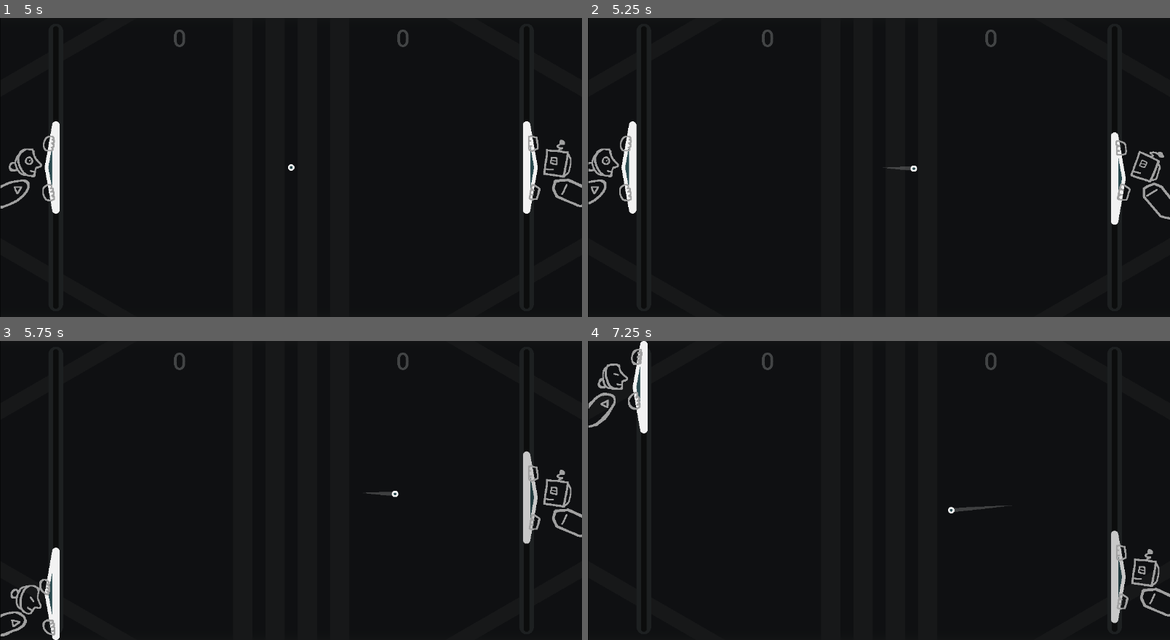
Above: before the commit, frames 1-4 (two rows, left to right).
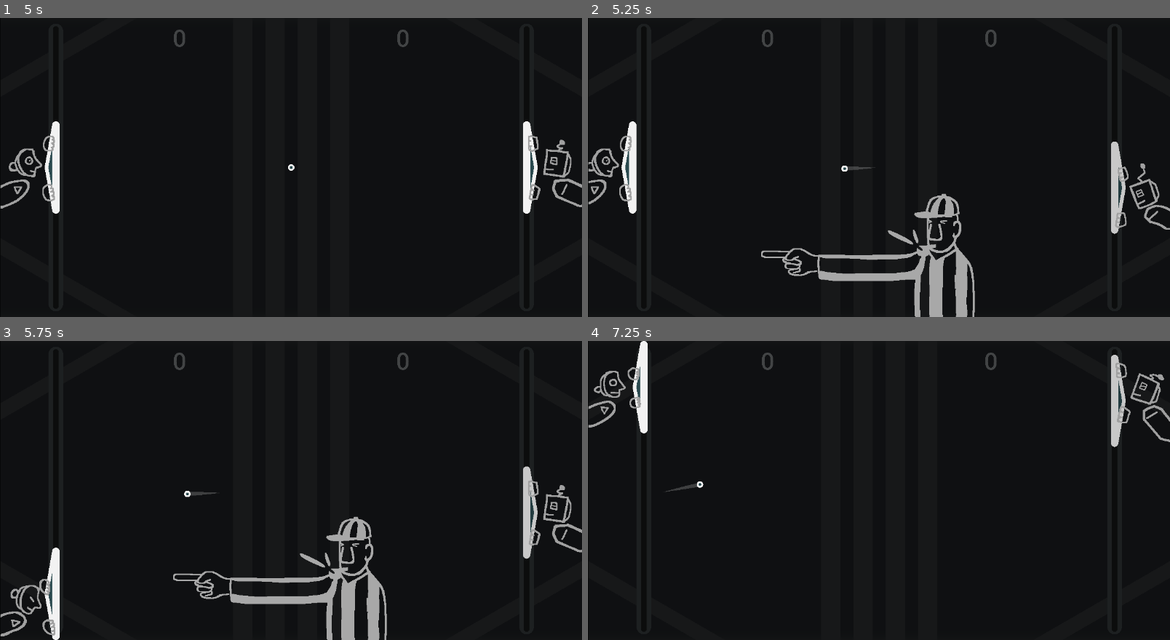
Above: after the commit, the same moments.

Repository: pixerhp/Pixers-Pong
Game: Godot game, scene res://scenes/topscenes/gameplay_topscene.tscn
Two runs of this game, one before a commit and one after it. Both use one fixed random seed, a clock stepped at 60 frames per second and the inputs below.
Inputs (mouse positions are in pixels of both pictures, inside the frame that each line leads up to):
- Up to frame 1 (5 s): move the mouse to (419, 152) at 0.52 s; hold D (plr1_bump_right) 0.53-1.28 s; tap Shift (plr1_slow) at 0.6, 2.1, 3.6 s; click (419, 152) at 0.67 s; tap Enter at 1.25 s; move the mouse to (174, 182) at 1.27 s; hold S (plr1_down) 1.28-2.03 s; tap Keypad 0 (plr2_slow) at 1.35, 2.85, 4.35 s; move the mouse to (349, 101) at 2.02 s; hold D (plr1_bump_right) 2.03-2.78 s; move the mouse to (261, 227) at 2.77 s; hold W (plr1_up) 2.78-3.53 s; click (261, 227) at 2.92 s; move the mouse to (465, 212) at 3.52 s; hold A (plr1_bump_left) from 3.53 s (still down); tap Space at 4.25 s; move the mouse to (116, 122) at 4.27 s
- Up to frame 2 (5.25 s): move the mouse to (908, 167) at 5.02 s; release A (plr1_bump_left) at 5.03 s; hold S (plr1_down) from 5.03 s (still down); tap Shift (plr1_slow) at 5.1 s; click (908, 167) at 5.17 s
- Up to frame 3 (5.75 s): keep holding S (plr1_down)
- Up to frame 4 (7.25 s): move the mouse to (791, 415) at 5.77 s; release S (plr1_down) at 5.78 s; hold D (plr1_bump_right) 5.78-6.53 s; tap Keypad 0 (plr2_slow) at 5.85 s; move the mouse to (1007, 475) at 6.52 s; hold W (plr1_up) from 6.53 s (still down); tap Shift (plr1_slow) at 6.6 s

Frame 1 is identical in both runs. In frame 2, 4.3% of the frame differs, in the area x 29-100%, y 38-100%; in frame 3, 4.1%; in frame 4, 2.7%.

Commit message:
Implement first serve part 2 + Update ref art

Diff:
--- a/scripts/gameplay_script.gd
+++ b/scripts/gameplay_script.gd
@@ -166,13 +166,13 @@
 	return ((range_min <= value) and (value <= range_max))
 func is_in_range_f(value: float, range_min: float, range_max: float) -> bool:
 	return ((range_min <= value) and (value <= range_max))
+func proportion_from_range(current: float, range_start: float, range_end: float) -> float:
+	return ((current - range_start) / (range_end - range_start))
+func ease_out_back(ratio: float, c: float) -> float:
+	return 1 + ((c + 1) * pow(ratio - 1, 3)) + (c *  pow(ratio - 1, 2))
 
 # Constants, variables and code related to the 'first serve' that occurs when you start playing:
 var first_serve_start_time: int = Time.get_ticks_msec()
-const FIRST_SERVE_P1_DURATION: int = 5000
-var first_serve_p1_to_conclude: bool = false
-const FIRST_SERVE_P2_DURATION: int = 1000
-var first_serve_p2_to_conclude: bool = false
 func checkdo_first_serve():
 	# First serve part 1 (plays up until when the ball starts moving):
 	var playthrough: float = proportion_from_range(
@@ -197,6 +197,7 @@
 		first_serve_p2_to_conclude = false
 		handle_first_serve_p2_conclusion()
 
+const FIRST_SERVE_P1_DURATION: int = 5000
 func handle_first_serve_p1_animation(playthrough: float):
 	const FS_PADS_SLIDE_S: float = 0.0
 	const FS_PADS_SLIDE_E: float = 0.15
@@ -230,43 +231,59 @@
 	elif playthrough < FS_REF_COUNT_E: %Referee.play("count_1")
 	else: %Referee.play("idle")
 
+var first_serve_p1_to_conclude: bool = false
 func handle_first_serve_p1_conclusion():
-
-	# !!! besides the ball, reset all other gameobjects moved by the animation
+	reset_referee()
+	%Referee.position.y = Globals.GAME_SIZE.y - 144.0
+
+	# !!! besides the ball, reset all other gameobjects moved by the animation ^^
 
 	%Ball.position = Globals.GAME_SIZE / 2.0
-	ball_velocity = Vector2(300.0, 10.0)
+	ball_velocity = Vector2(-300.0, 10.0)
 	ballshapecast_current_exceptions.clear()
 	%BallShapeCast.clear_exceptions()
 	%Ball.modulate = Color.WHITE
 
+const FIRST_SERVE_P2_DURATION: int = 1500
 func handle_first_serve_p2_animation(playthrough: float):
-
-	# !!! have the ref point in a direction and then move downwards here after the ball is served
-
-	pass
-
+	const POINTING_LOWERING_SPLIT: float = 0.666666
+	# Referee animation handling:
+	if (playthrough > POINTING_LOWERING_SPLIT) or is_equal_approx(ball_velocity.x, 0.0):
+		%Referee.scale.x = 1.0
+		%Referee.play("idle")
+	else:
+		%Referee.play("serve_gesture")
+		%Referee.scale.x = (-1.0 if (ball_velocity.x < 0.0) else 1.0)
+	# Referee position handling:
+	if (playthrough > POINTING_LOWERING_SPLIT):
+		%Referee.position.y = (
+			(Globals.GAME_SIZE.y - 144.0) +
+			288.0 * proportion_from_range(playthrough, POINTING_LOWERING_SPLIT, 1.0)
+		)
+
+var first_serve_p2_to_conclude: bool = false
 func handle_first_serve_p2_conclusion():
-
-	# !!! reset the ref position/stuff
-
-	pass
+	reset_referee()
 
 # !!! Note: plan is to make the scores opaque, scale them up and move them,
 # and rotate them back and forth slightly after a win/lose, and then transition them back to normal.
 var winloss_reserve_start_time: int = -9999999
-const WINLOSS_RESERVE_P1_DURATION: int = 1000
-var winloss_reserve_p1_to_conclude: bool = false
-const WINLOSS_RESERVE_P2_DURATION: int = 1000
-var winloss_reserve_p2_to_conclude: bool = false
 func checkdo_winloss_reserve():
 	pass
+
+const WINLOSS_RESERVE_P1_DURATION: int = 1000
 func handle_winloss_reserve_p1_animation(playthrough: float):
 	pass
+
+var winloss_reserve_p1_to_conclude: bool = false
 func handle_winloss_reserve_p1_conclusion(playthrough: float):
 	pass
+
+const WINLOSS_RESERVE_P2_DURATION: int = 1000
 func handle_winloss_reserve_p2_animation(playthrough: float):
 	pass
+
+var winloss_reserve_p2_to_conclude: bool = false
 func handle_winloss_reserve_p2_conclusion(playthrough: float):
 	pass
 
@@ -279,14 +296,11 @@
 
 # !!! add foul ball detection + animation, and foul ball reserve animations
 
-func proportion_from_range(current: float, range_start: float, range_end: float) -> float:
-	return ((current - range_start) / (range_end - range_start))
-func ease_out_back(ratio: float, c: float) -> float:
-	return 1 + ((c + 1) * pow(ratio - 1, 3)) + (c *  pow(ratio - 1, 2))
 
 func should_handle_regular_gameplay() -> bool:
 	return not (
-		first_serve_p1_to_conclude # or reserve_p1_to_conclude or ...
+		first_serve_p1_to_conclude or
+		winloss_reserve_p1_to_conclude # !!! or foul ball serving animation
 	)
 
 var RANDOM_MOVEMENT_SEED_OFFSET: int = randi()
Binary file changed: assets/art/referee.png
